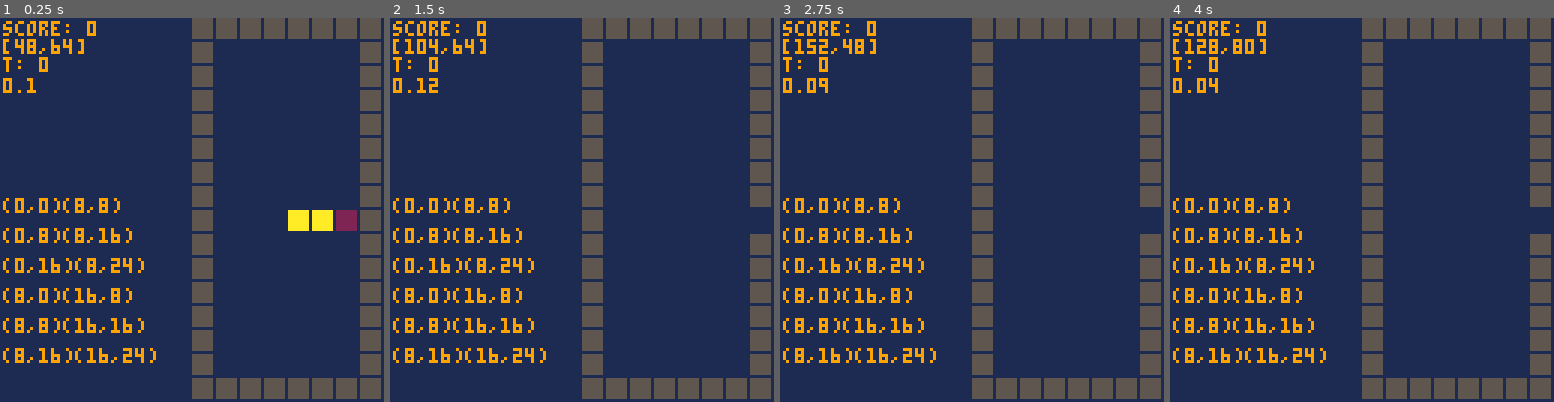
Above: before the commit, frames 1-4 (left to right).
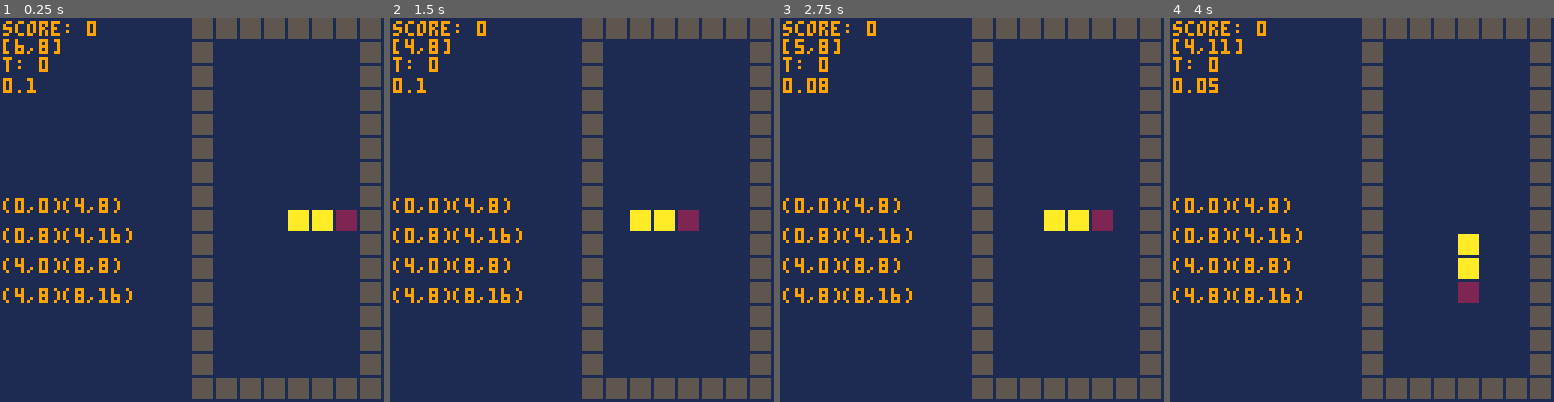
Above: after the commit, the same moments.

Repository: AriJalk/pico8-learning-snake
Game: PICO-8 cartridge snake.p8
Two runs of this game, one before a commit and one after it. Both use one fixed random seed, a clock stepped at 60 frames per second and the inputs below.
Inputs:
- Up to frame 1 (0.25 s): no input
- Up to frame 2 (1.5 s): tap X (X key) at 0.33, 1.07 s; tap O (Z key) at 0.7 s
- Up to frame 3 (2.75 s): hold Right 1.6-2.1 s; tap O (Z key) at 1.7, 2.1, 2.5 s; tap X (X key) at 1.85 s; hold Up 2.15-2.42 s; hold Right from 2.47 s (still down)
- Up to frame 4 (4 s): tap O (Z key) at 2.9, 3.3, 3.7 s; tap X (X key) at 2.97 s; release Right at 3.03 s; hold Left 3.08-3.58 s; hold Down 3.63-3.97 s

The runs differ from the first frame. In frame 1, 2.2% of the frame differs, in the area x 0-41%, y 5-90%; in frame 2, 3.5%, in the area x 0-100%, y 5-90%; in frame 3, 3.4%; in frame 4, 3.5%.

Commit message:
Fix coordinate system transformation, segments work properly

Diff:
--- a/snake.p8
+++ b/snake.p8
@@ -22,7 +22,7 @@
 panel_size={x=64,y=128}
 margin=0.5
 
-segment_num = {x=1,y=2}
+segment_num = {x=2,y=2}
 segments = {}
 segments_map = {}
 
@@ -79,9 +79,10 @@
 -->8
 -- draw functions
 function draw_tile(pos,col)
-	local x = pos.x + 128 - grid_size.x
-	rectfill(x+margin,pos.y+margin,
-		x+tile_size.x-1-margin,pos.y+tile_size.y-1-margin,col)
+	local draw_pos=grid_game_position(pos)
+	draw_pos.x += 128 - grid_size.x
+	rectfill(draw_pos.x+margin,draw_pos.y+margin,
+		draw_pos.x+tile_size.x-1-margin,draw_pos.y+tile_size.y-1-margin,col)
 end
 
 function draw_snake_initial()
@@ -149,7 +150,7 @@
  		snake_position[cell]=pos_cpy(snake_position[cell-1])
  end
  --update head
- local dir=grid_game_position(direction)
+ local dir=direction
  snake_position[1] = pos_add(snake_position[1],dir)
  if snake_position[2]!=nil then
   add_collision(snake_position[2])
@@ -181,7 +182,7 @@
 end
 
 -->8
--- utilities
+-- position
 function grid_game_position(coordinates)
 	local x = tile_size.x*coordinates.x
 	local y = tile_size.y*coordinates.y
@@ -207,12 +208,11 @@
 
 
 function build_snake()
-	snake_position[1] = grid_game_position({x=tile_num.x/2,y=tile_num.y/2})
+	snake_position[1] = {x=tile_num.x/2,y=tile_num.y/2}
 	for cell=2,snake_size do
 		local pos=pos_cpy(snake_position[cell-1])
-		local diff=grid_game_position({x=-direction.x,y=-direction.y})
-		pos.x+=diff.x
-		pos.y+=diff.y
+		local diff={x=-direction.x,y=-direction.y}
+		pos = pos_add(pos,diff)
 		snake_position[cell]=pos
 		add_collision(pos)
 	end
@@ -222,17 +222,17 @@
 	slot=1
 	--horizontal
 	for i=0,tile_num.x-1 do
-		wall_pos[slot]=grid_game_position({x=i,y=0})
+		wall_pos[slot]={x=i,y=0}
 		add_collision(wall_pos[slot])
-		wall_pos[slot+1]=grid_game_position({x=i,y=tile_num.y-1})
+		wall_pos[slot+1]={x=i,y=tile_num.y-1}
 		add_collision(wall_pos[slot+1])
 		slot+=2
 	end
 	--vertical
 	for i=0,tile_num.y-2 do
-		wall_pos[slot]=grid_game_position({x=0,y=i})
+		wall_pos[slot]={x=0,y=i}
 		add_collision(wall_pos[slot])
-		wall_pos[slot+1]=grid_game_position({x=tile_num.x-1,y=i})
+		wall_pos[slot+1]={x=tile_num.x-1,y=i}
 		add_collision(wall_pos[slot+1])
 		slot+=2
 	end
@@ -272,8 +272,8 @@
 
 function build_segments_map()
 	counter=1
-	for i=0,segment_num.x do
-		for j=0,segment_num.y do
+	for i=0,segment_num.x-1 do
+		for j=0,segment_num.y-1 do
 		 local x_min=i*seg_ratio.x
 		 local x_max=(i+1)*seg_ratio.x
 		 local y_min=j*seg_ratio.y
